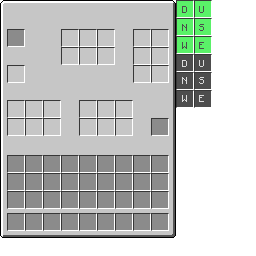
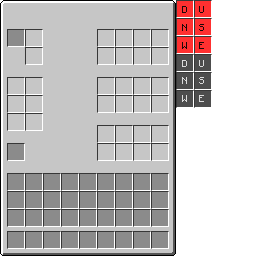
Layered file, before and after one edit (w=256, h=256). Changes by layer:
added layer "Mockup" above "Icons" over left=7, top=29, right=169, bottom=161
painted on "Icons" over left=182, top=6, right=204, bottom=49
painted on "Slots" over left=7, top=1, right=211, bottom=249
painted on "Background" over left=0, top=234, right=176, bottom=256
